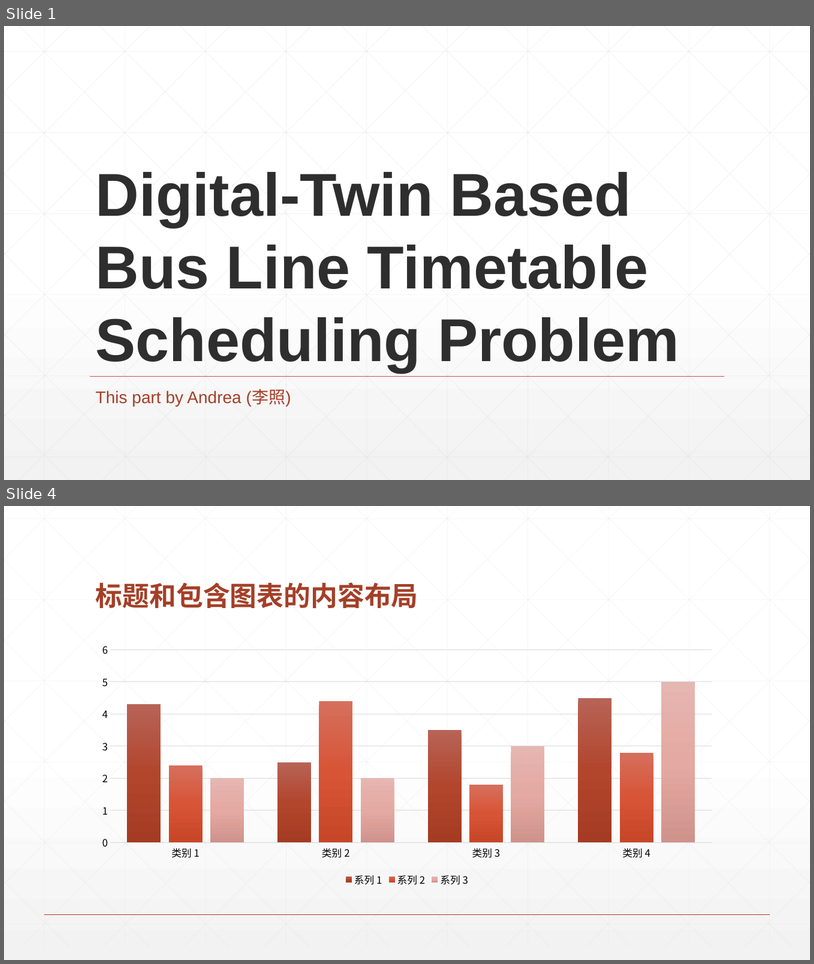
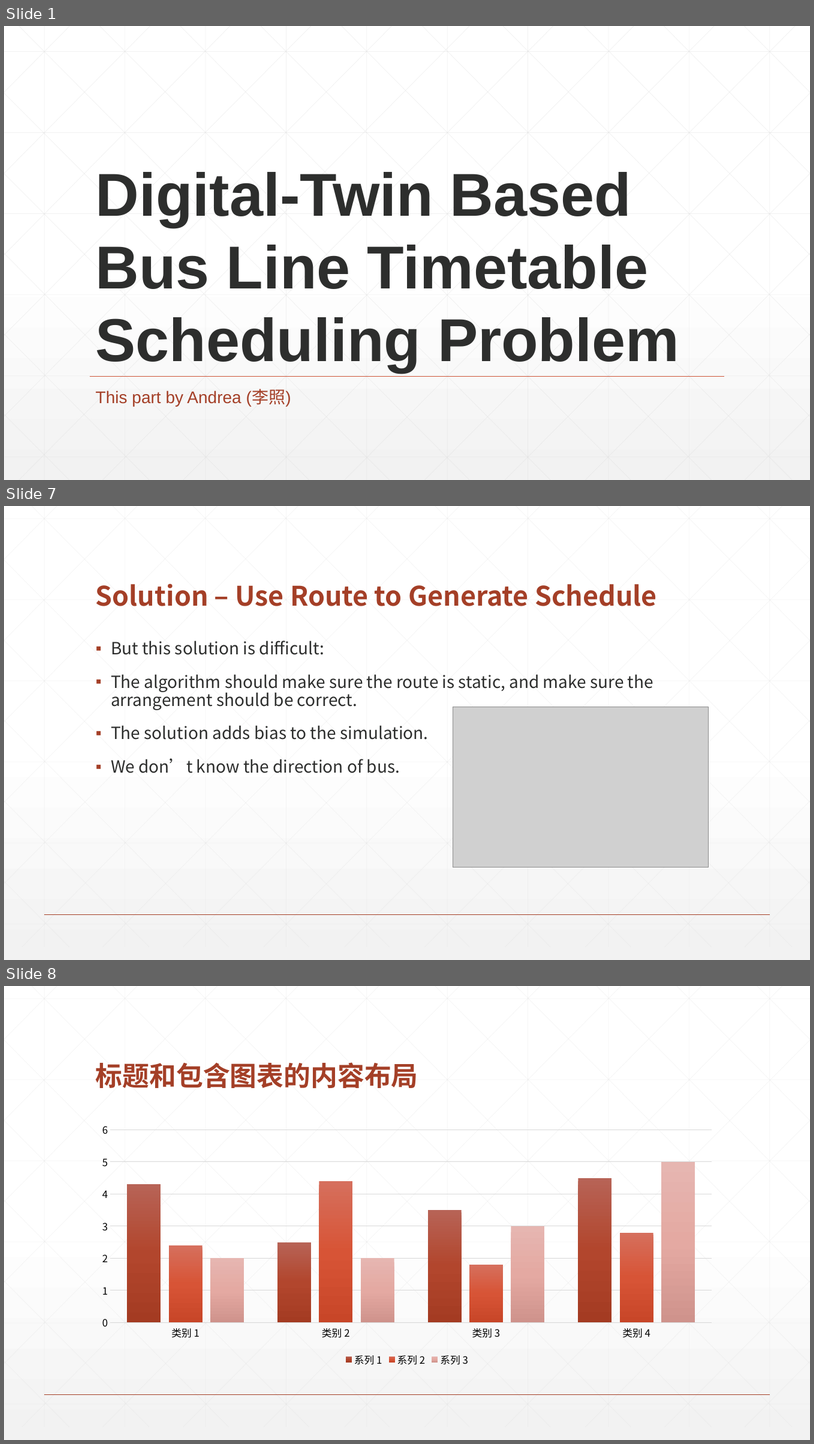
Before and after one commit to Lyther/Cargo-impl, a slide deck: Document/Innovation-project/pre-final.pptx. Shown one above the other, each under a label of ours: slides 1 and 4 before the commit, slides 1, 7 and 8 after it; the slides between them are not shown. The pictures are 814x964 and 814x1444 pixels, drawn with LibreOffice and Linux fonts; fonts in the diff are those of the drawing; grey boxes stand for pictures. Boxes give left, top, right and bottom in pixels: in the first picture for what was removed or moved away, otherwise in the second. Text is boxed around its words. In the diff, an @@ line names an element or a change of style, - is before the commit and + after.

```diff
--- a/Document/Innovation-project/pre-final.pptx
+++ b/Document/Innovation-project/pre-final.pptx
@@ slide 7 added at (x1=4, y1=506, x2=810, y2=960), background gradient #FFFFFF to #F2F2F2; not listed: 47 template elements that a slide beside it also shows @@
@@ title added at (x1=96, y1=583, x2=657, y2=606), 32 pt, text #A43F27, bold @@
+Solution – Use Route to Generate Schedule
@@ text added at (x1=111, y1=640, x2=654, y2=773), 20 pt, text #2D2E2D @@
+▪ But this solution is difficult:
+▪ The algorithm should make sure the route is static, and make sure the arrangement should be correct.
+▪ The solution adds bias to the simulation.
+▪ We don’t know the direction of bus.
@@ picture added at (x1=453, y1=707, x2=709, y2=867) @@
@@ what was slide 4 is now slide 8 @@
```
Also in this commit, not shown: 1 slide changed, 4 other slides added, 1 slide removed, 32 other files.
